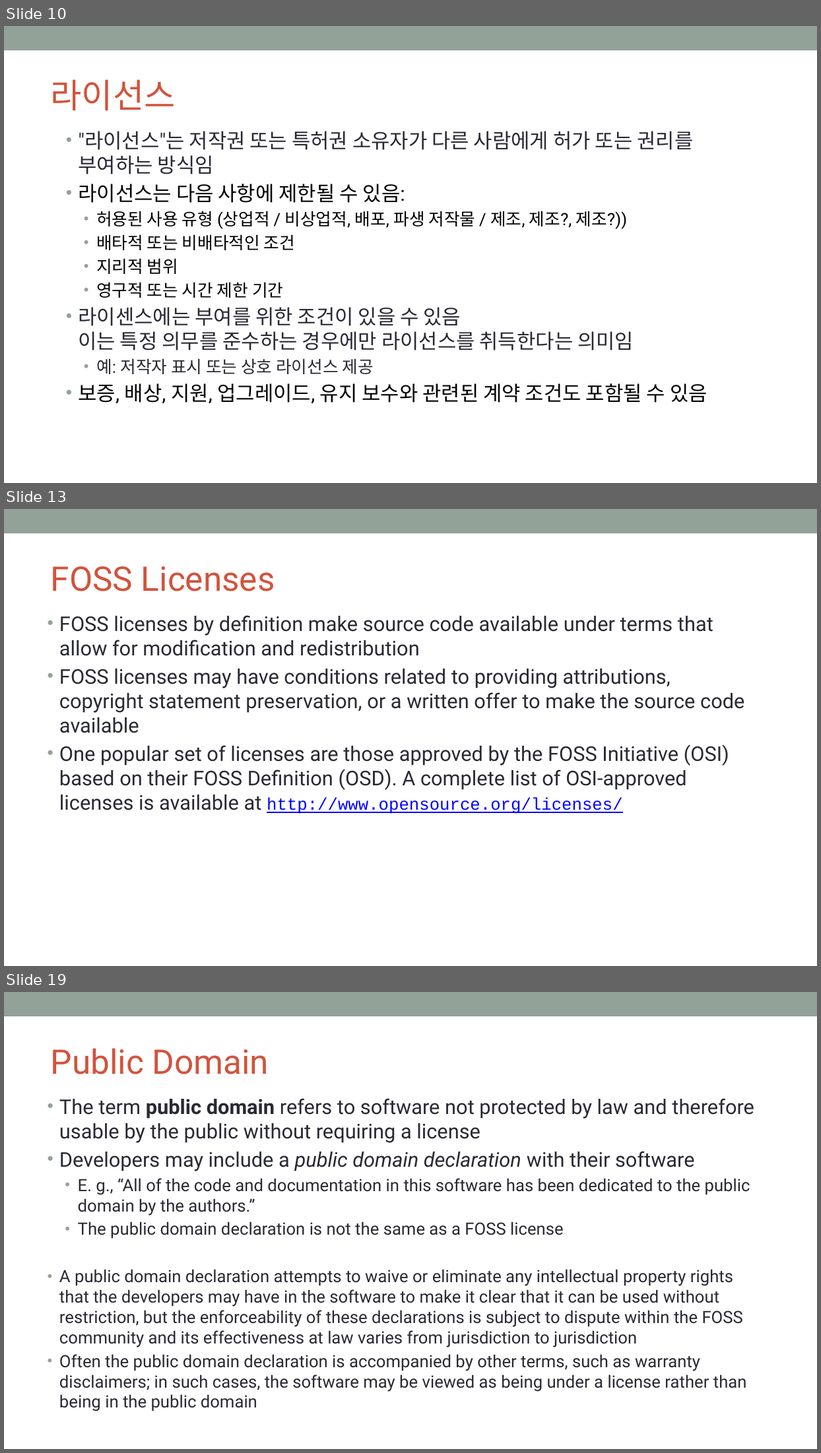
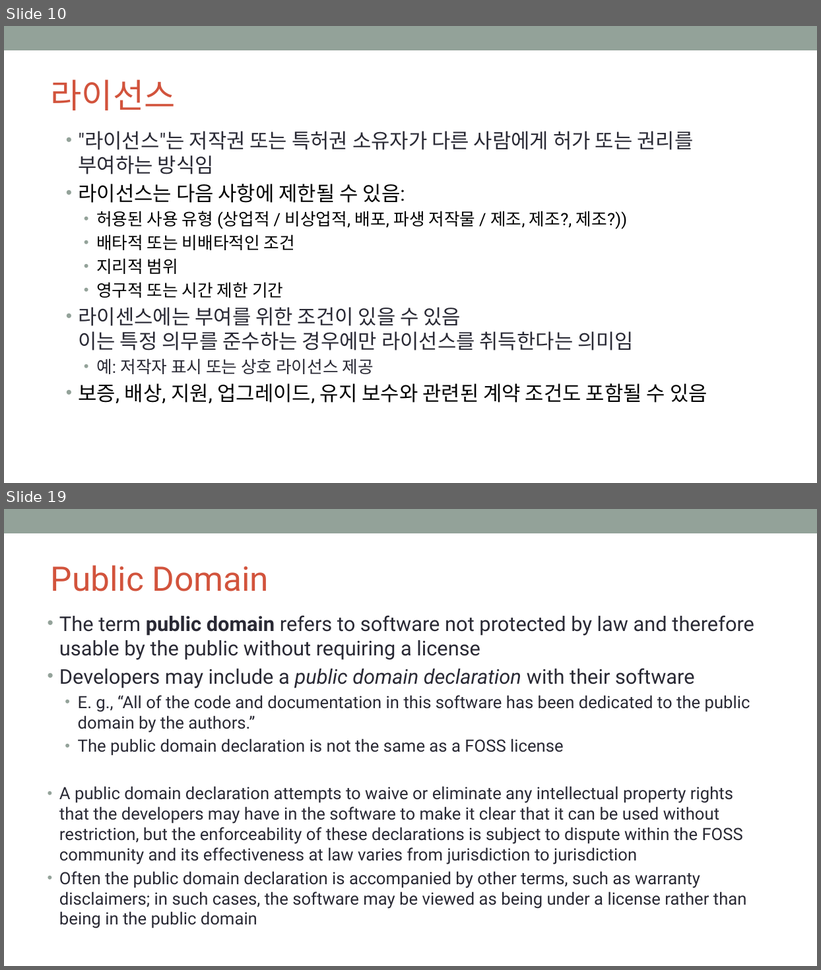
Before and after one commit to OpenChain-KWG/Curriculum-Translation-KR, a slide deck: target/slides/openchain-curriculum-for-1-1.pptx. Shown one above the other, each under a label of ours: slides 10, 13 and 19 before the commit, slides 10 and 19 after it; the slides between them are not shown. The pictures are 821x1453 and 821x970 pixels, drawn with LibreOffice and Linux fonts; fonts in the diff are those of the drawing; background and template pictures are left out. Boxes give left, top, right and bottom in pixels: in the first picture for what was removed or moved away, otherwise in the second. Text is boxed around its words. In the diff, an @@ line names an element or a change of style, - is before the commit and + after.

```diff
--- a/target/slides/openchain-curriculum-for-1-1.pptx
+++ b/target/slides/openchain-curriculum-for-1-1.pptx
@@ slide 13 removed at (4,509,817,966), background #FFFFFF; not listed: 1 template element that a slide beside it also shows @@
@@ title removed at (51,566,275,591) @@
-FOSS Licenses
@@ text removed at (59,615,745,814) @@
-• FOSS licenses by definition make source code available under terms that allow for modification and redistribution
-• FOSS licenses may have conditions related to providing attributions, copyright statement preservation, or a written offer to make the source code available
-• One popular set of licenses are those approved by the FOSS Initiative (OSI) based on their FOSS Definition (OSD). A complete list of OSI-approved licenses is available at http://www.opensource.org/licenses/
```
Also in this commit, not shown: 10 slides changed, 5 slides added, 4 other slides removed, 8 other files.
